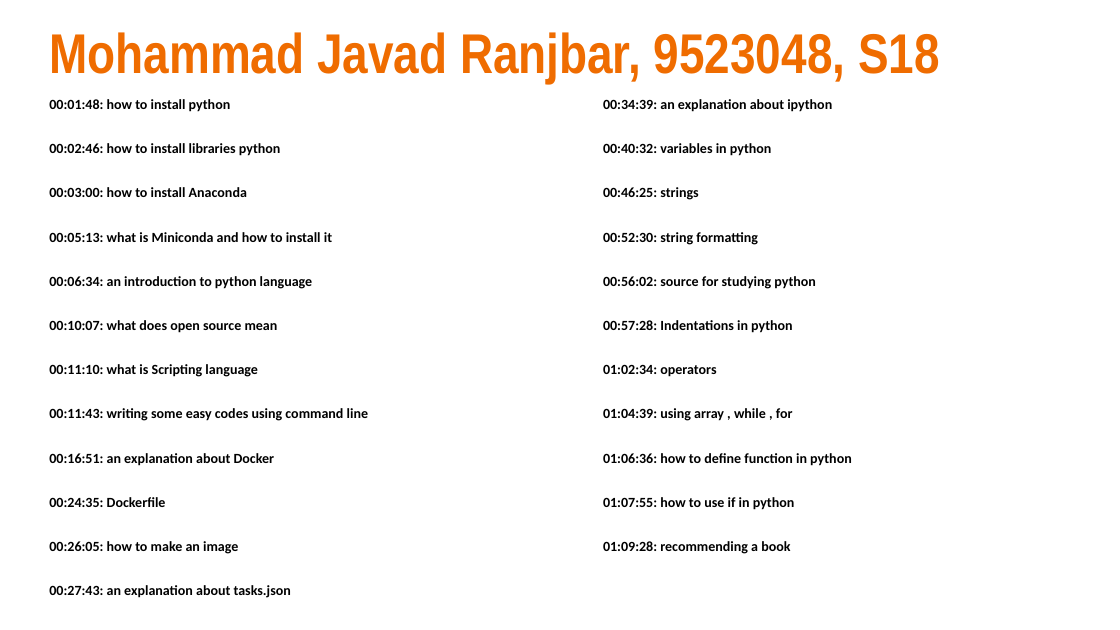
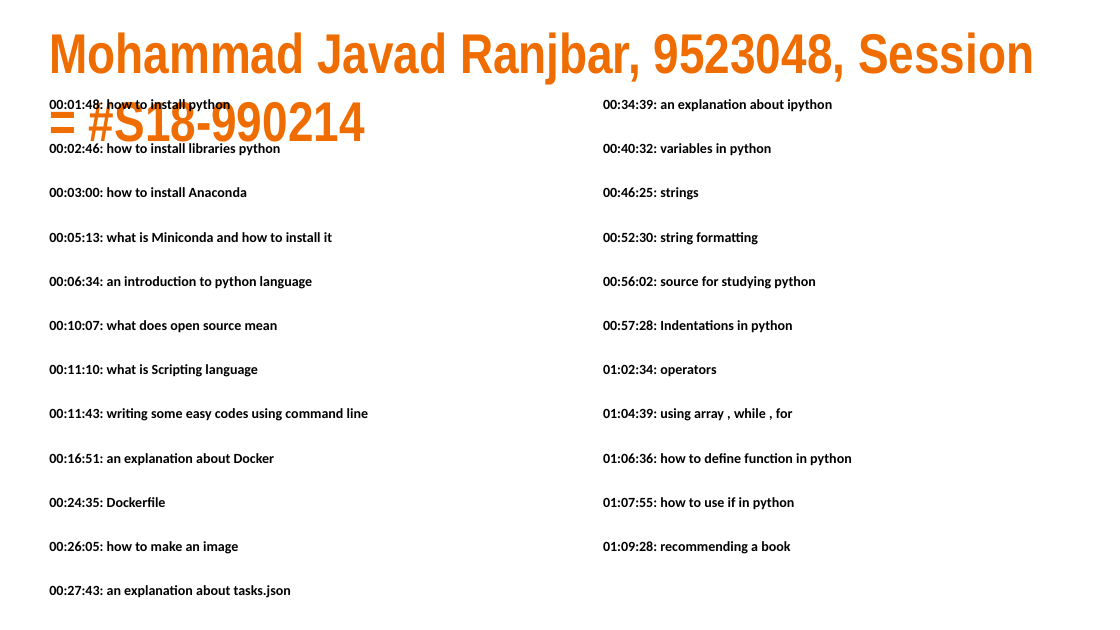
Before and after one commit to EE-AUT/Media-player, a slide deck: slide 17 of Tags/AP.pptx. Drawn at 1120x630 pixels with LibreOffice and Linux fonts; fonts in the diff are those of the drawing. Boxes give left, top, right and bottom in pixels: in the first picture for what was removed or moved away, otherwise in the second. Text is boxed around its words. In the diff, an @@ line names an element or a change of style, - is before the commit and + after.

```diff
--- a/Tags/AP.pptx
+++ b/Tags/AP.pptx
@@ title at bbox=[49, 32, 1034, 150]: text changed @@
-Mohammad Javad Ranjbar, 9523048, S18
+Mohammad Javad Ranjbar, 9523048, Session = #S18-990214
```
Also in this commit, not shown: 19 other slides changed, 27 other files.
